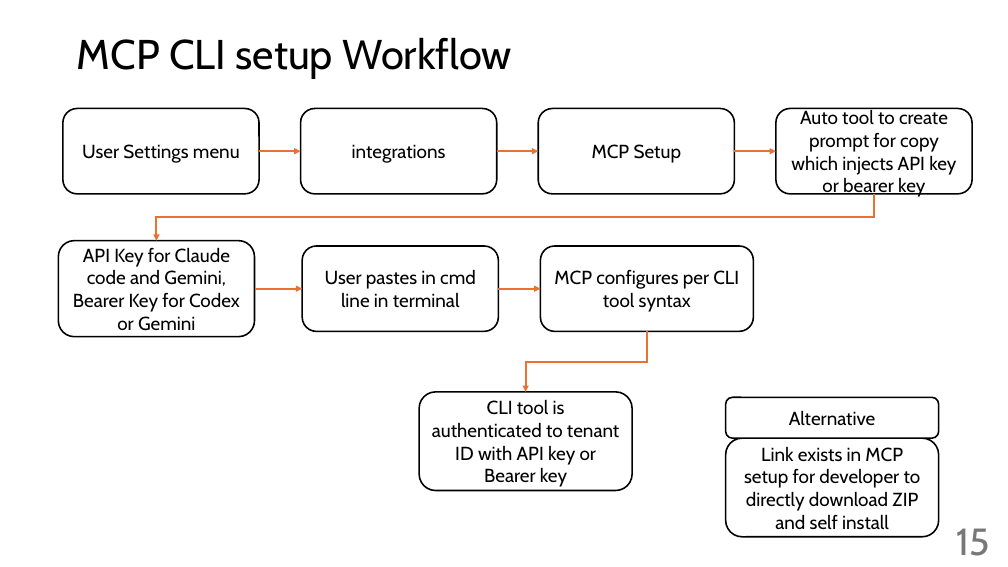
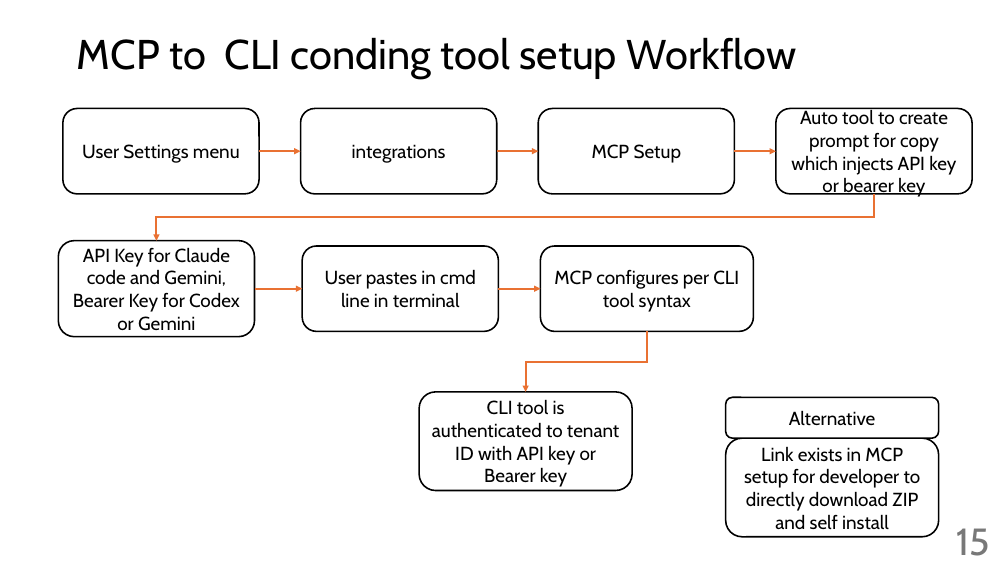
Before and after one commit to giljoai/GiljoAI_MCP, a slide deck: slide 15 of handovers/Reference_docs/giljoai workflow.pptx. Drawn at 1008x567 pixels with LibreOffice and Linux fonts; fonts in the diff are those of the drawing. Boxes give left, top, right and bottom in pixels: in the first picture for what was removed or moved away, otherwise in the second. Text is boxed around its words. In the diff, an @@ line names an element or a change of style, - is before the commit and + after.

```diff
--- a/handovers/Reference_docs/giljoai workflow.pptx
+++ b/handovers/Reference_docs/giljoai workflow.pptx
@@ title at box(77, 37, 796, 79): text changed @@
-MCP CLI setup Workflow
+MCP to CLI conding tool setup Workflow
```
Also in this commit, not shown: 12 other slides changed, 9 slides added, 32 other files.
